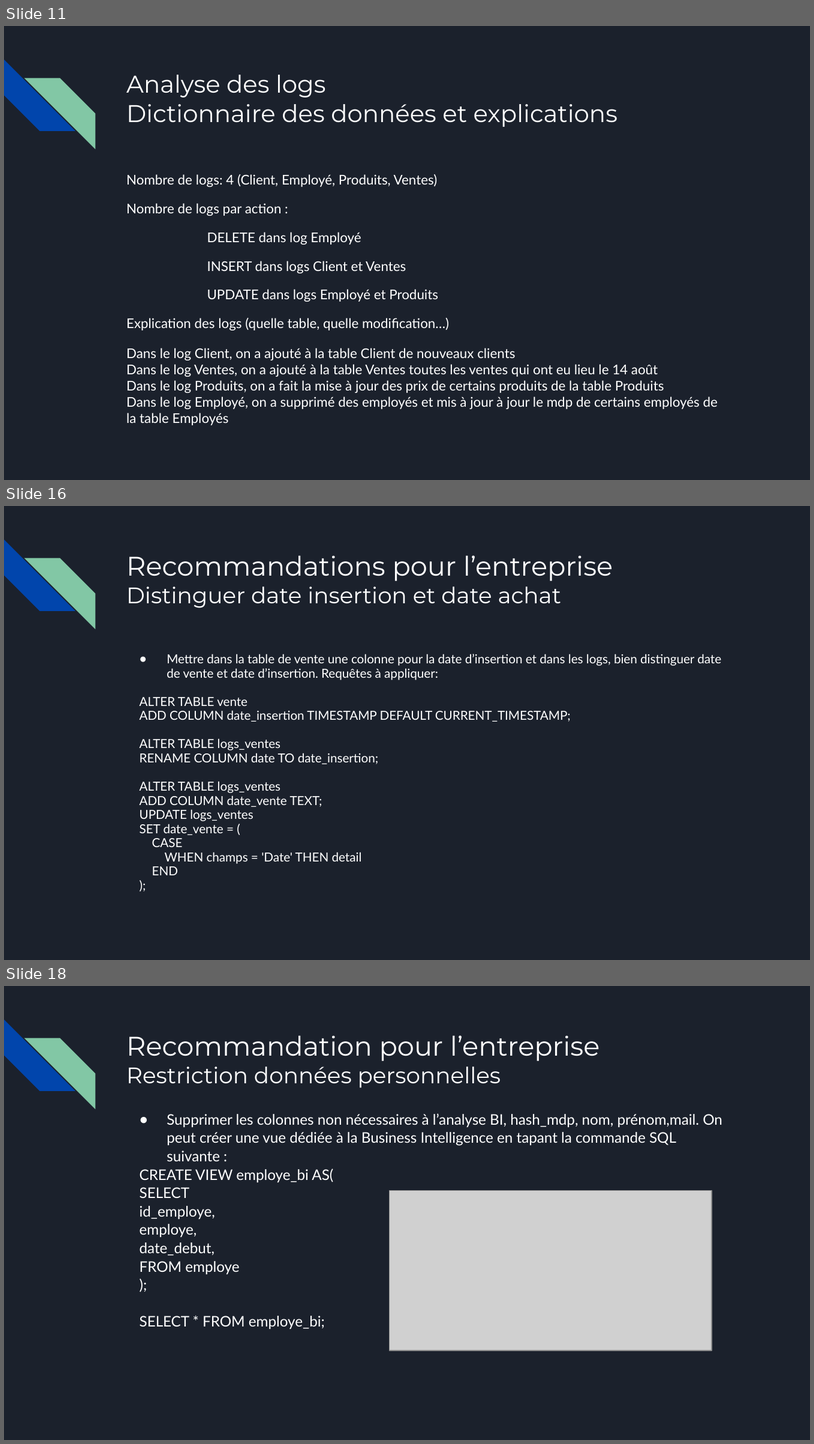
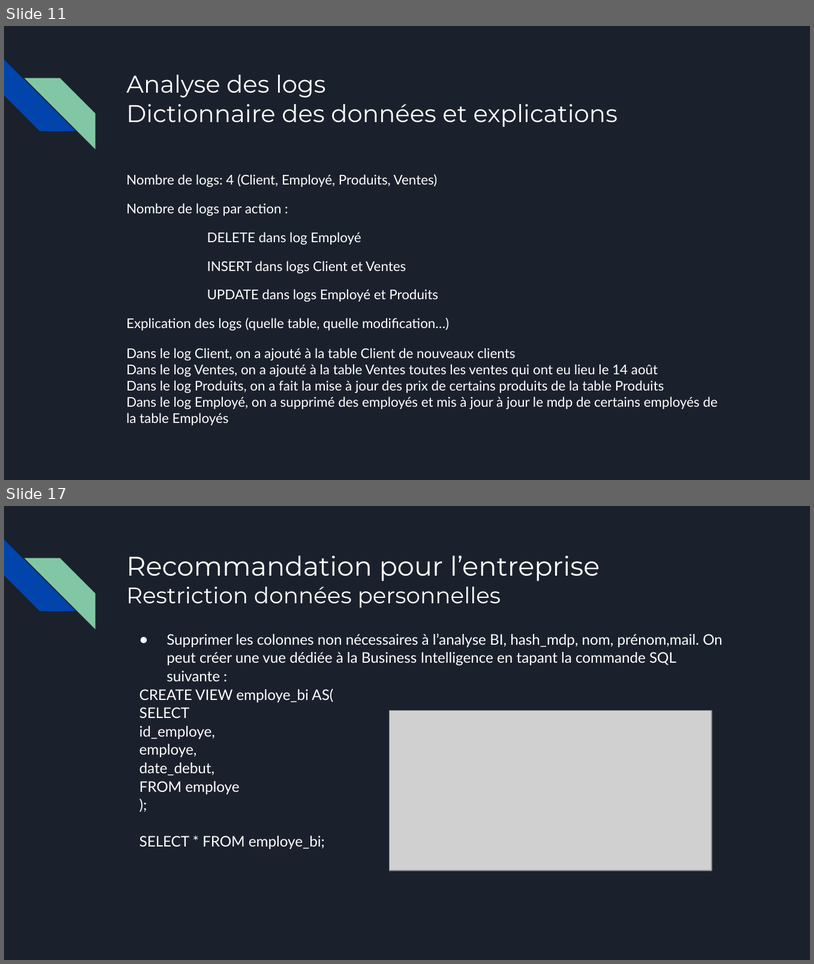
Before and after one commit to Sebules/Project_4_OpenClassrooms_Data_Engineer, a slide deck: presentation_sebastien_ulesie.pptx. Shown one above the other, each under a label of ours: slides 11, 16 and 18 before the commit, slides 11 and 17 after it; the slides between them are not shown. The pictures are 814x1444 and 814x964 pixels, drawn with LibreOffice and Linux fonts; fonts in the diff are those of the drawing; grey boxes stand for pictures. Boxes give left, top, right and bottom in pixels: in the first picture for what was removed or moved away, otherwise in the second. Text is boxed around its words. In the diff, an @@ line names an element or a change of style, - is before the commit and + after.

```diff
--- a/presentation_sebastien_ulesie.pptx
+++ b/presentation_sebastien_ulesie.pptx
@@ slide 16 removed at (4,506,810,960), background #1B212C; not listed: 2 template elements that a slide beside it also shows @@
@@ title removed at (126,555,613,608) @@
-Recommandations pour l’entreprise
-Distinguer date insertion et date achat
@@ text removed at (140,654,722,875) @@
-● Mettre dans la table de vente une colonne pour la date d’insertion et dans les logs, bien distinguer date de vente et date d’insertion. Requêtes à appliquer:
-ALTER TABLE vente
-ADD COLUMN date_insertion TIMESTAMP DEFAULT CURRENT_TIMESTAMP;
-ALTER TABLE logs_ventes
-RENAME COLUMN date TO date_insertion;
-ALTER TABLE logs_ventes
-ADD COLUMN date_vente TEXT;
-UPDATE logs_ventes
-SET date_vente = (
-CASE
-WHEN champs = 'Date' THEN detail
-END
-);
@@ what was slide 18 is now slide 17 @@
```
Also in this commit, not shown: 7 slides changed, 3 other slides removed.
